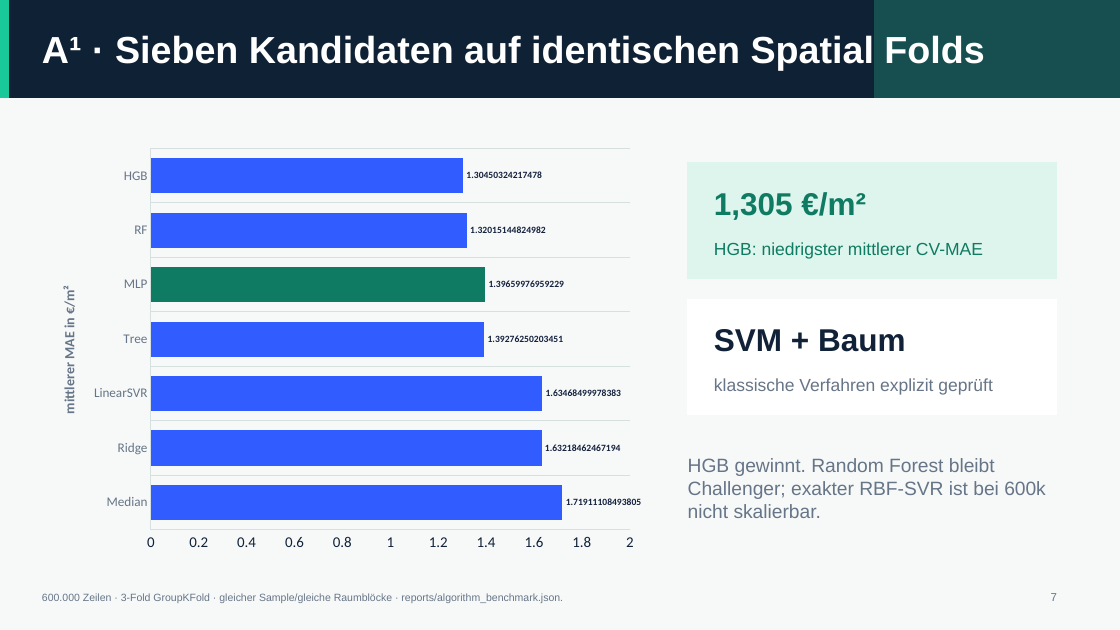
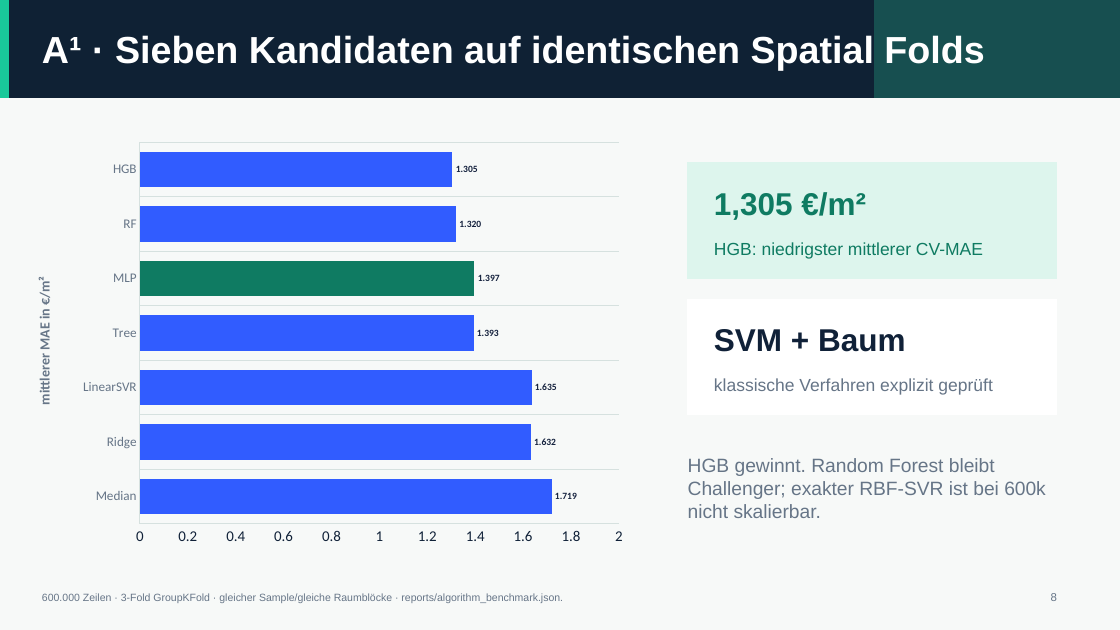
Before and after one commit to neleknaak-31/MietCheck, a slide deck: slide 8 of deliverables/MietCheck_Praesentation.pptx (slide 7 before the commit). Drawn at 1120x630 pixels with LibreOffice and Linux fonts; fonts in the diff are those of the drawing. Boxes give left, top, right and bottom in pixels: in the first picture for what was removed or moved away, otherwise in the second. Text is boxed around its words. In the diff, an @@ line names an element or a change of style, - is before the commit and + after.

```diff
--- a/deliverables/MietCheck_Praesentation.pptx
+++ b/deliverables/MietCheck_Praesentation.pptx
@@ bar chart at <box>31,134,635,554</box> @@
-Series 1: 1.719111, 1.632185, 1.634685, 1.392763, 1.3966, 1.320151, 1.304503
+Series 1: 1.719, 1.632, 1.635, 1.393, 1.397, 1.32, 1.305
@@ category axis changed @@
@@ value axis changed @@
@@ bar chart: place and size @@
-bar chart at <box>42,140,646,560</box>
+bar chart at <box>31,134,635,554</box>
@@ text at <box>1051,593,1057,601</box>: text changed @@
-7
+8
```
Also in this commit, not shown: 11 other slides changed, 1 slide added, 3 other files.
